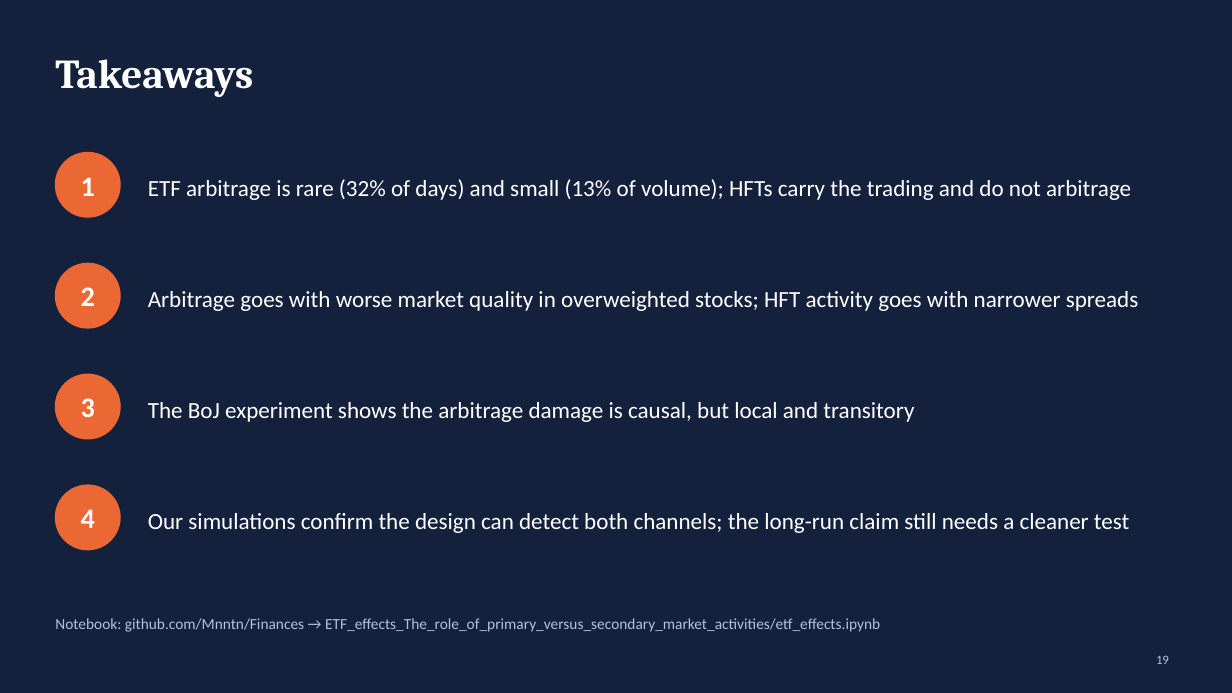
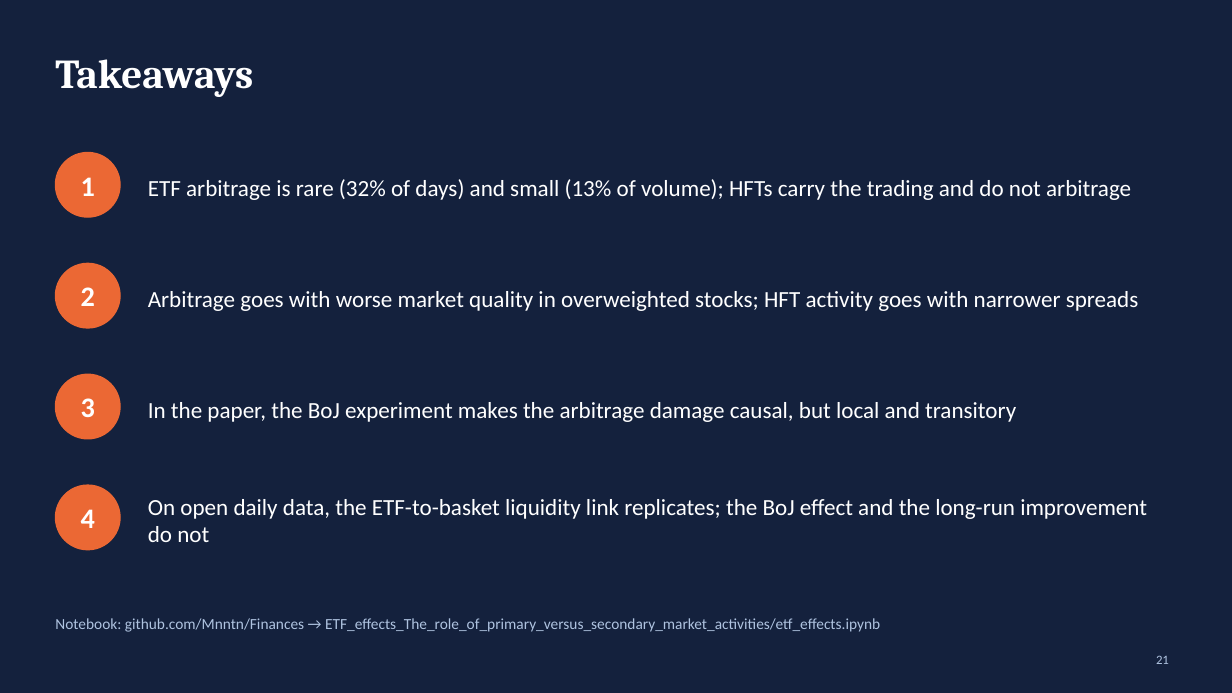
Before and after one commit to Mnntn/Finances, a slide deck: slide 21 of ETF_effects_The_role_of_primary_versus_secondary_market_activities/etf_effects_presentation.pptx (slide 19 before the commit). Drawn at 1232x693 pixels with LibreOffice and Linux fonts; fonts in the diff are those of the drawing. Boxes give left, top, right and bottom in pixels: in the first picture for what was removed or moved away, otherwise in the second. Text is boxed around its words. In the diff, an @@ line names an element or a change of style, - is before the commit and + after.

Commit message:
Update the presentation with real-data slides; ignore IDE files

```diff
--- a/ETF_effects_The_role_of_primary_versus_secondary_market_activities/etf_effects_presentation.pptx
+++ b/ETF_effects_The_role_of_primary_versus_secondary_market_activities/etf_effects_presentation.pptx
@@ text at [148, 402, 1016, 422]: text changed @@
-The BoJ experiment shows the arbitrage damage is causal, but local and transitory
+In the paper, the BoJ experiment makes the arbitrage damage causal, but local and transitory
@@ text at [148, 499, 1147, 542]: text changed @@
-Our simulations confirm the design can detect both channels; the long-run claim still needs a cleaner test
+On open daily data, the ETF-to-basket liquidity link replicates; the BoJ effect and the long-run improvement do not
@@ page number at [1156, 655, 1169, 664]: text changed @@
-19
+21
```
Also in this commit, not shown: 1 other slide changed, 2 slides added, 2 other files.
